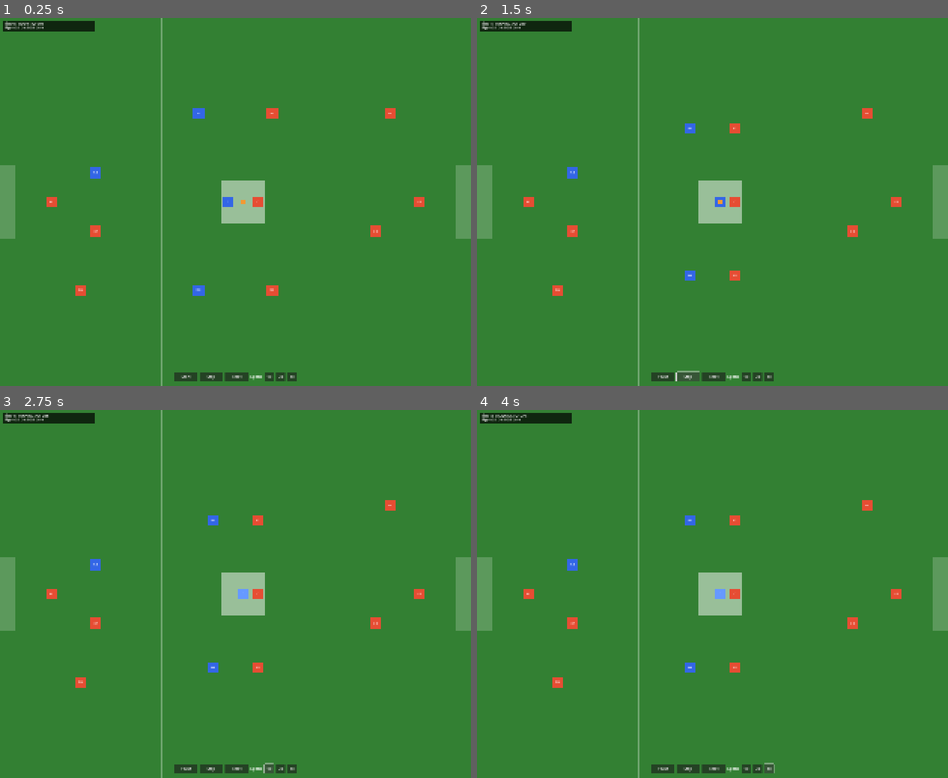
Above: before the commit, frames 1-4 (two rows, left to right).
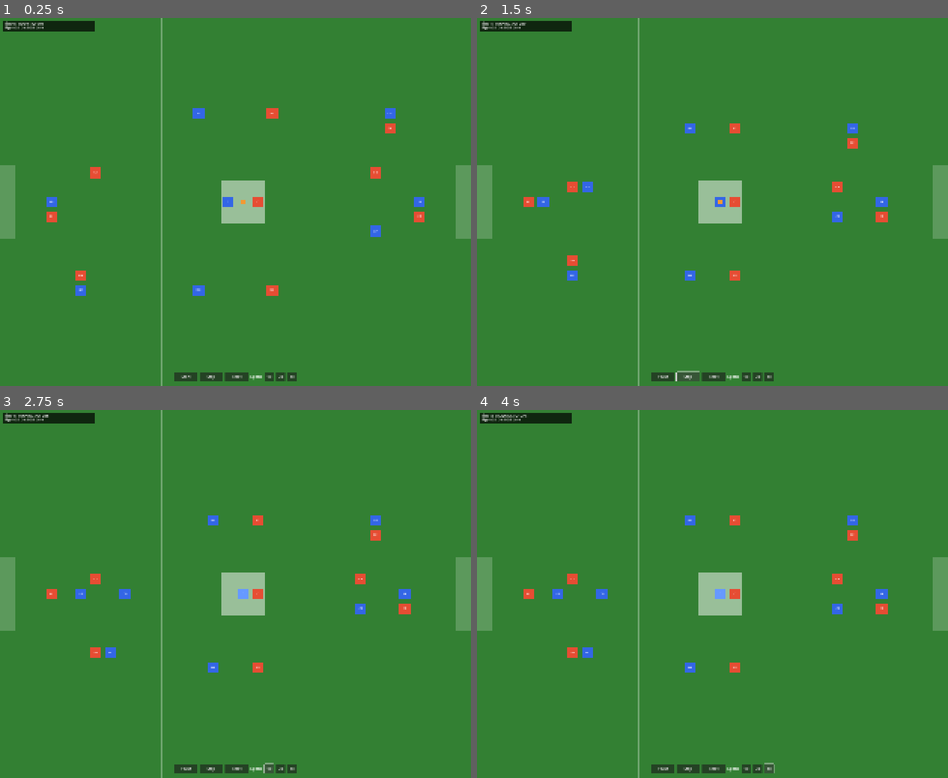
Above: after the commit, the same moments.

Repository: Simdog13/afl-nines
Game: Godot game, scene res://scenes/main.tscn
The game is run twice, just before and just after one commit, with the same random seed, the same clock (stepped at 60 frames per second) and the same inputs.
Inputs:
- Up to frame 1 (0.25 s): no input
- Up to frame 2 (1.5 s): click "Start" at 0.5 s; click "Step" at 1.25 s
- Up to frame 3 (2.75 s): click "1x" at 2 s
- Up to frame 4 (4 s): click "2x" at 2.75 s; click "4x" at 3.5 s

The runs differ from the first frame. In frame 1, 0.8% of the frame differs, in the area x 9-91%, y 24-76%; in frame 2, 1.1%, in the area x 12-91%, y 24-76%; in frame 3, 1.1%; in frame 4, 1.1%.

Commit message:
Fix player positioning, zone restrictions, and ball carrier AI
Three critical fixes to enable proper gameplay:

1. Fix position conflicts (Team.gd)
   - AWAY team players were spawning on same cells as HOME players
   - Adjusted AWAY positions to be properly offset from HOME
   - Eliminates GridManager warnings about occupied cells

2. Disable zone restrictions (Unit.gd)
   - Zone system was preventing players from chasing ball
   - Temporarily disabled to allow basic AI to work
   - Can re-enable later with more sophisticated AI

3. Add ball carrier AI (GameManager.gd)
   - Players with ball now run toward their goal
   - HOME runs to x=31, AWAY runs to x=0
   - Fixes issue where ball carrier would stand still after pickup

Players can now chase the ball, pick it up, and run toward goal.

Diff:
--- a/autoloads/GameManager.gd
+++ b/autoloads/GameManager.gd
@@ -197,11 +197,17 @@
 	if unit == null:
 		return
 
-	# Simple AI: if idle and ball is loose, move toward it
-	if unit.state == Enums.UnitState.IDLE and ball:
-		if ball.state == Enums.BallState.LOOSE_GROUND:
-			# Try to pick up loose ball if on same cell
+	# Simple AI decision making
+	if unit.state == Enums.UnitState.IDLE:
+		if unit.has_ball:
+			# If we have the ball, run toward our goal
+			var goal_x = Constants.GOAL_RIGHT_X if unit.team == Enums.TeamID.HOME else Constants.GOAL_LEFT_X
+			var goal_target = Vector2i(goal_x, Constants.FIELD_CENTER_Y)
+			unit.start_move_to(goal_target)
+		elif ball and ball.state == Enums.BallState.LOOSE_GROUND:
+			# If ball is loose, move toward it
 			if unit.grid_position == ball.grid_position:
+				# Pick up ball if we're on it
 				ball.give_to_unit(unit, Enums.PossessionQuality.CLEAN)
 			else:
 				# Move toward loose ball
--- a/entities/Team.gd
+++ b/entities/Team.gd
@@ -204,11 +204,11 @@
 			match unit.position:
 				# Defenders - in defensive zone (right side for AWAY)
 				Enums.Position.FULL_BACK:
-					pos = Vector2i(28, y_mid)     # Deep, center
+					pos = Vector2i(28, y_mid + 1)     # Deep, center (offset from HOME forward)
 				Enums.Position.CENTRE_BACK:
-					pos = Vector2i(25, y_mid + 2) # Higher up, offset from HOME forward
+					pos = Vector2i(25, y_mid - 2)     # Higher up, offset from HOME forward
 				Enums.Position.BACK_FLANKER:
-					pos = Vector2i(26, y_top)     # Flank, offset from HOME flanker
+					pos = Vector2i(26, y_top + 1)     # Flank, offset from HOME flanker
 
 				# Midfielders - in midfield zone (x 11-21)
 				Enums.Position.CENTRE:
@@ -220,11 +220,11 @@
 
 				# Forwards - in forward zone (left side for AWAY)
 				Enums.Position.FULL_FORWARD:
-					pos = Vector2i(3, y_mid)      # Deep forward - offset from HOME defender
+					pos = Vector2i(3, y_mid + 1)      # Deep forward - offset from HOME defender
 				Enums.Position.CENTRE_FORWARD:
-					pos = Vector2i(6, y_mid + 2)  # Offset from HOME centre back
+					pos = Vector2i(6, y_mid - 2)      # Offset from HOME centre back
 				Enums.Position.FORWARD_FLANKER:
-					pos = Vector2i(5, y_bot)      # Offset from HOME flanker
+					pos = Vector2i(5, y_bot - 1)      # Offset from HOME flanker
 
 		unit.set_grid_position(pos)
 
--- a/entities/Unit.gd
+++ b/entities/Unit.gd
@@ -226,10 +226,12 @@
 		Debug.log_warn("Unit", "%s tried to move to invalid position %s" % [player_name, target])
 		return false
 
+	# TODO: Re-enable zone restrictions once AI is more sophisticated
+	# For now, allow free movement so basic AI can chase the ball
 	# Check if target is in our allowed zone
-	if not Enums.is_in_correct_zone(target.x, zone, team):
-		Debug.log_warn("Unit", "%s cannot move to %s - outside their zone" % [player_name, target])
-		return false
+	#if not Enums.is_in_correct_zone(target.x, zone, team):
+	#	Debug.log_warn("Unit", "%s cannot move to %s - outside their zone" % [player_name, target])
+	#	return false
 
 	target_position = target
 	is_moving = true
